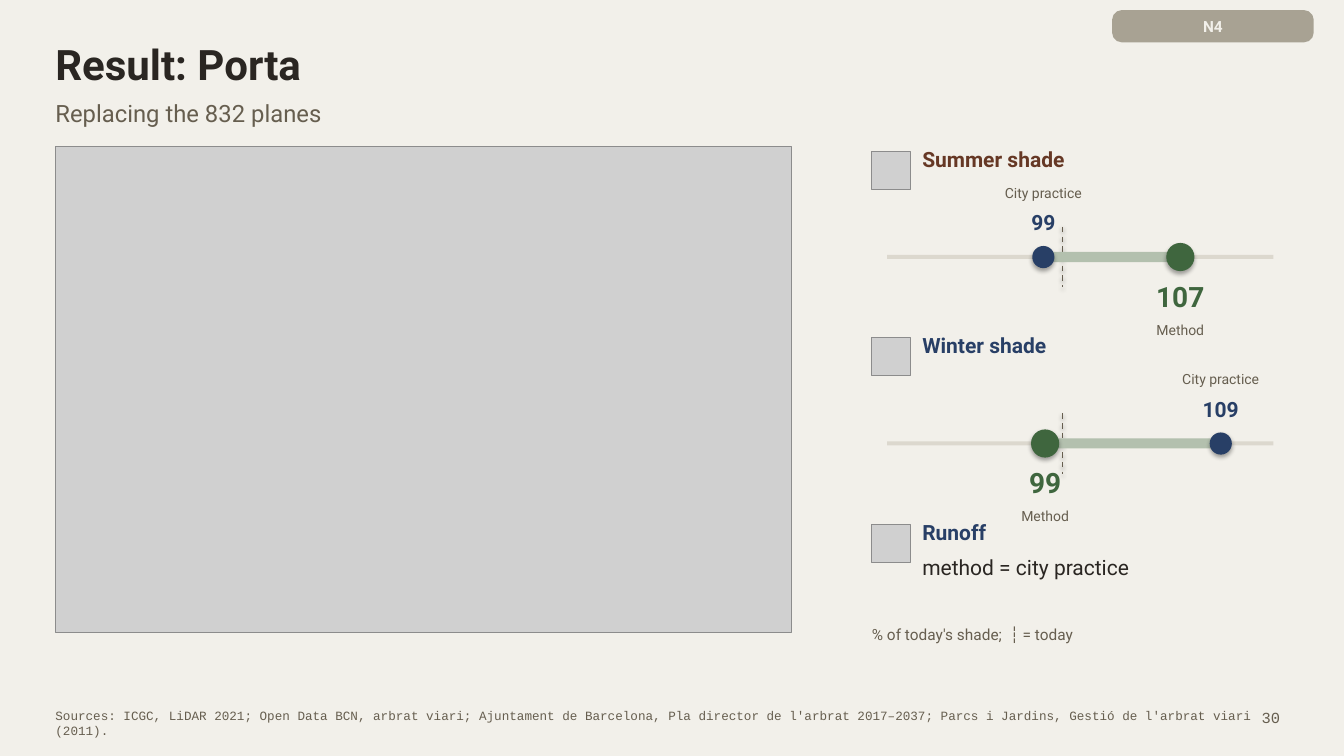
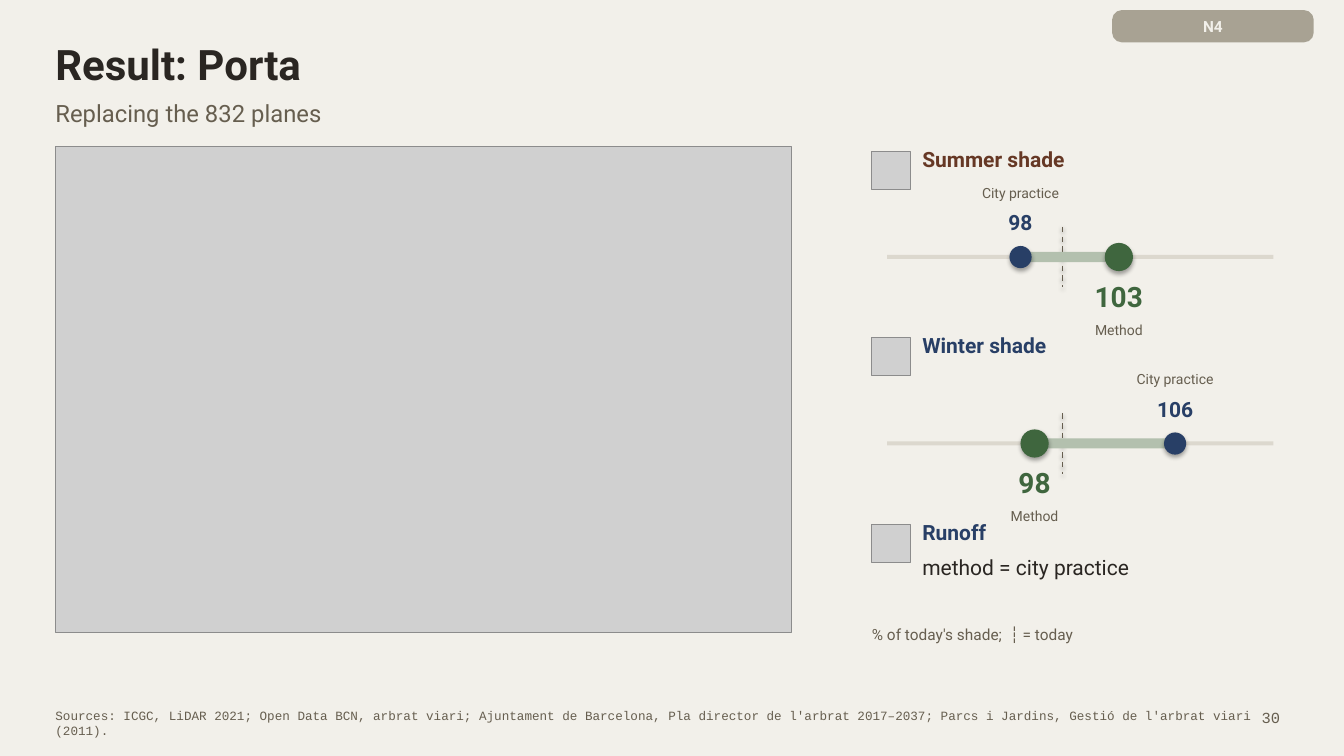
Before and after one commit to giofox96/shade-and-sponge, a slide deck: slide 30 of slides/final/shade_and_sponge_final_new.pptx. Drawn at 1344x756 pixels with LibreOffice and Linux fonts; fonts in the diff are those of the drawing; grey boxes stand for pictures. Boxes give left, top, right and bottom in pixels: in the first picture for what was removed or moved away, otherwise in the second. Text is boxed around its words. In the diff, an @@ line names an element or a change of style, - is before the commit and + after.

```diff
--- a/slides/final/shade_and_sponge_final_new.pptx
+++ b/slides/final/shade_and_sponge_final_new.pptx
@@ text "City practice": place and size @@
-text "City practice" at <box>1005,188,1082,230</box>
+text "City practice" at <box>982,188,1059,230</box>
@@ text at <box>1008,215,1032,230</box>: text changed @@
-99
+98
@@ ellipse: place and size @@
-ellipse at <box>1032,246,1055,268</box>
+ellipse at <box>1009,246,1031,268</box>
@@ rectangle: place and size @@
-rectangle at <box>1044,252,1181,262</box>
+rectangle at <box>1020,252,1119,262</box>
@@ ellipse: place and size @@
-ellipse at <box>1167,243,1195,271</box>
+ellipse at <box>1105,243,1133,271</box>
@@ text "103": place and size @@
-text "103" at <box>1156,287,1204,335</box>
+text "103" at <box>1095,287,1143,335</box>
@@ text at <box>1095,287,1143,308</box>: text changed @@
-107
+103
@@ text "City practice": place and size @@
-text "City practice" at <box>1182,374,1259,417</box>
+text "City practice" at <box>1137,374,1214,417</box>
@@ text at <box>1157,402,1193,417</box>: text changed @@
-109
+106
@@ ellipse: place and size @@
-ellipse at <box>1031,430,1060,458</box>
+ellipse at <box>1020,430,1049,458</box>
@@ rectangle: place and size @@
-rectangle at <box>1046,439,1221,449</box>
+rectangle at <box>1034,439,1175,449</box>
@@ ellipse: place and size @@
-ellipse at <box>1210,433,1232,455</box>
+ellipse at <box>1165,433,1187,455</box>
@@ text "98": place and size @@
-text "98" at <box>1021,473,1069,521</box>
+text "98" at <box>1011,473,1059,521</box>
@@ text at <box>1018,473,1050,494</box>: text changed @@
-99
+98
```
Also in this commit, not shown: 2 other slides changed, 1 other file.
